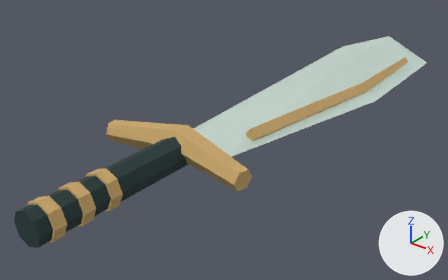
An edit to the glTF model game/assets/models/ferry_blade.glb, drawn before and after from the same camera.
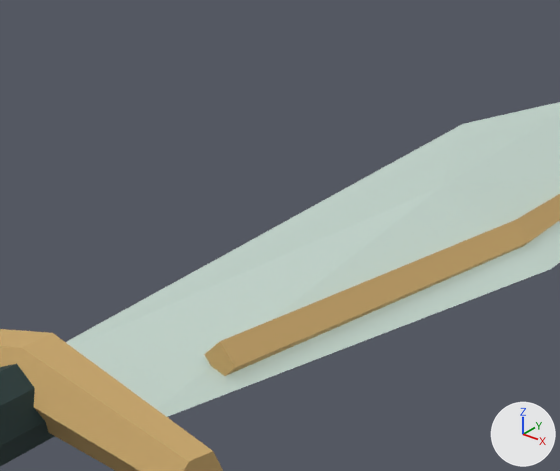
Old and new are each drawn whole from a camera (50 mm lens) standing at (1.008, -0.826, 0.739) and looking at (-0.08, 0.534, -0.104) and again close up on the part from 38% to 85% of the width and 0% to 63% of the height. The lights are fixed; the arrows at lower right show +X, +Y and +Z. The last two pictures show the newer version. Where no turn or scale is listed for an object, it has been applied to the vertices. Vertices at exactly the same position are counted once.

In view in the first close-up: 'BladeMesh'.
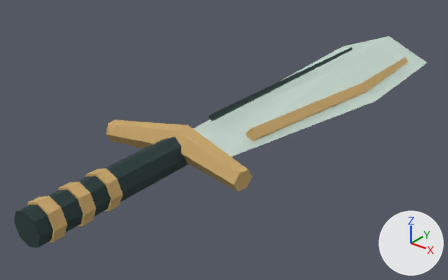
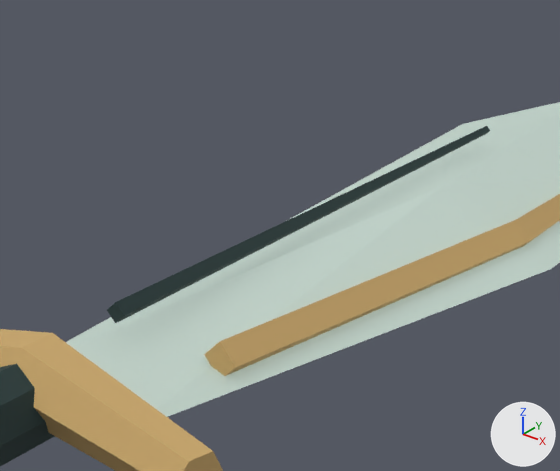
Diff of the bpy script that builds the scene:
```diff
--- a/game/assets/models/ferry_blade.glb.py
+++ b/game/assets/models/ferry_blade.glb.py
@@ me_blademesh @@
 # used by ob_blademesh; location = (0.0, 0.0, 0.0)
 # verts and faces of me_blademesh; kept vertices keep their numbers, new ones are numbered from 114
-me_blademesh.from_pydata(...)  # 114 vertices, 200 faces; spans x -0.24..0.25, y -0.23..1.57, z -0.05..0.06
+me_blademesh.from_pydata(...)  # 124 vertices, 216 faces; spans x -0.24..0.25, y -0.23..1.57, z -0.05..0.06
+# me_blademesh part 1
+verts[114] = (0.0, 1.18, 0.04)  # pixel (486, 134)
+verts[115] = (0.0, 0.38, 0.04)  # pixel (115, 323)
+verts[116] = (-0.01, 0.38, 0.05)  # pixel (106, 309)
+for new, old in zip([117, 118, 119], [114, 115, 116]): verts[new] = verts[old] + (0.01, 0.0, 0.01)
+for new, old in zip([120, 121, 122], [117, 117, 118]): verts[new] = verts[old] + (-0.01, 0.0, 0.0)
+verts[123] = (-0.01, 1.18, 0.05)
+faces += [(114, 118, 117), (114, 115, 118), (114, 123, 115), (115, 123, 116), (116, 123, 120), (116, 120, 119)]
+faces += [(117, 119, 120), (117, 118, 119), (115, 118, 122), (115, 122, 116), (116, 122, 119), (118, 119, 122)]
+faces += [(114, 121, 117), (114, 123, 121), (120, 121, 123), (117, 121, 120)]
 me_blademesh.materials.append(mat_inkvertexpalette)
```

Where the change shows, as pixel boxes [x1, y1, x2, y2] in the close-ups (560 x 471 px):
part 1 of me_blademesh, added: after [107, 126, 490, 323]
